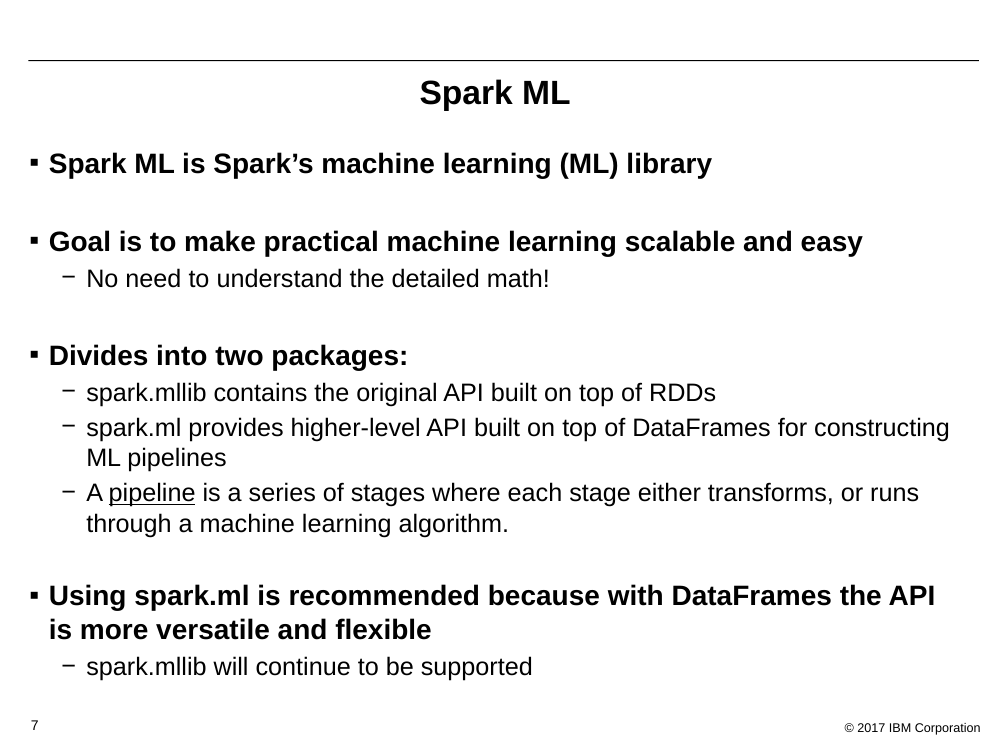
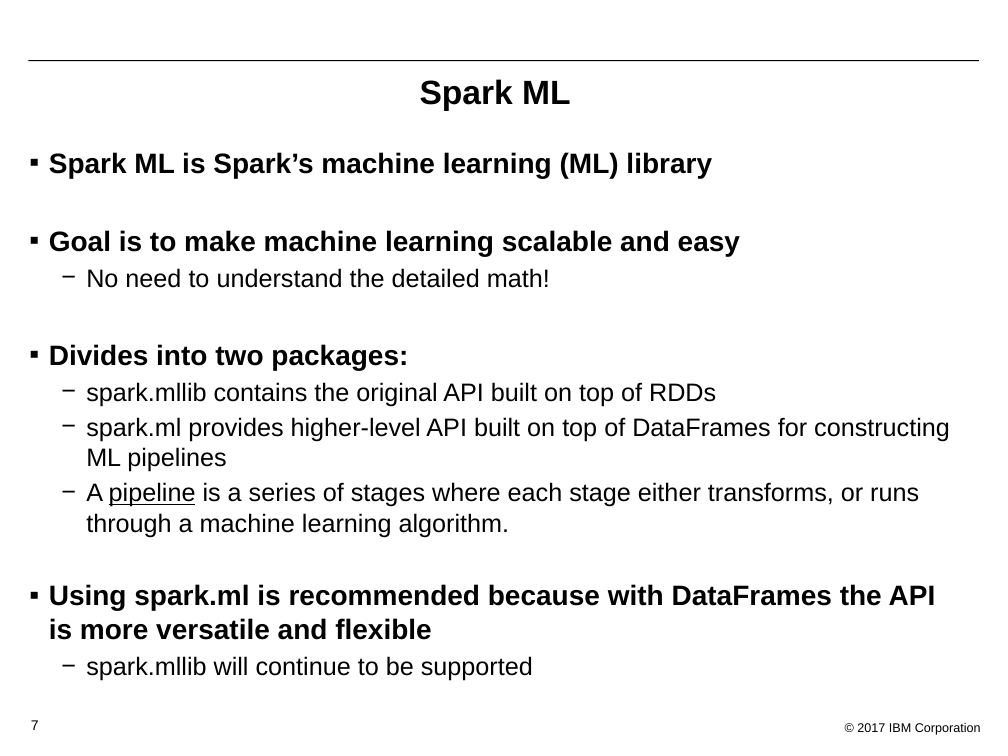
Before and after one commit to bleonardb3/Proof-of-Technology, a slide deck: slide 7 of DSX/Lab-2/Lab2-MachineLearning.pptx. Drawn at 1008x756 pixels with LibreOffice and Linux fonts; fonts in the diff are those of the drawing; background and template pictures are left out. Boxes give left, top, right and bottom in pixels: in the first picture for what was removed or moved away, otherwise in the second. Text is boxed around its words. In the diff, an @@ line names an element or a change of style, - is before the commit and + after.

```diff
--- a/DSX/Lab-2/Lab2-MachineLearning.pptx
+++ b/DSX/Lab-2/Lab2-MachineLearning.pptx
@@ text at [49,230,740,256]: text changed @@
-▪ Goal is to make practical machine learning scalable and easy
+▪ Goal is to make machine learning scalable and easy
```
Also in this commit, not shown: 4 other slides changed, 1 slide added, 27 slides removed.
